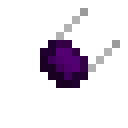
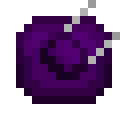
Layers edited between the first and the second 128x128 image:
painted on "Visible" over [40, 0, 120, 88]
showed "Background", painted on it over [16, 0, 120, 104]
